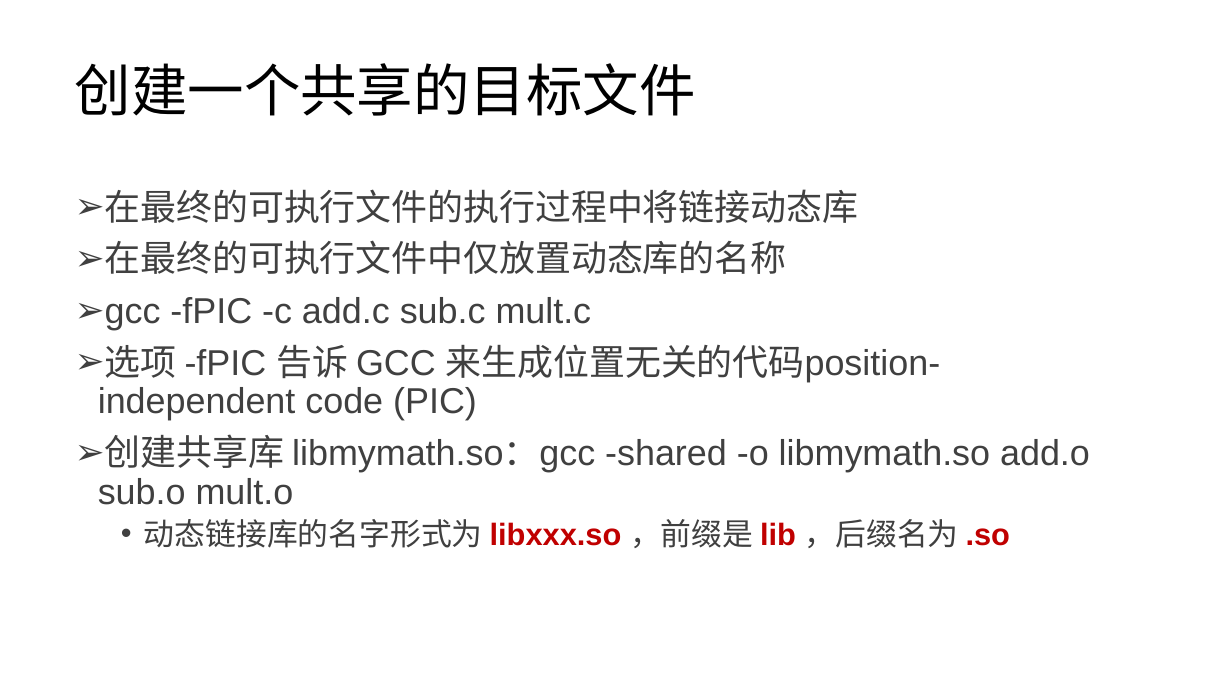
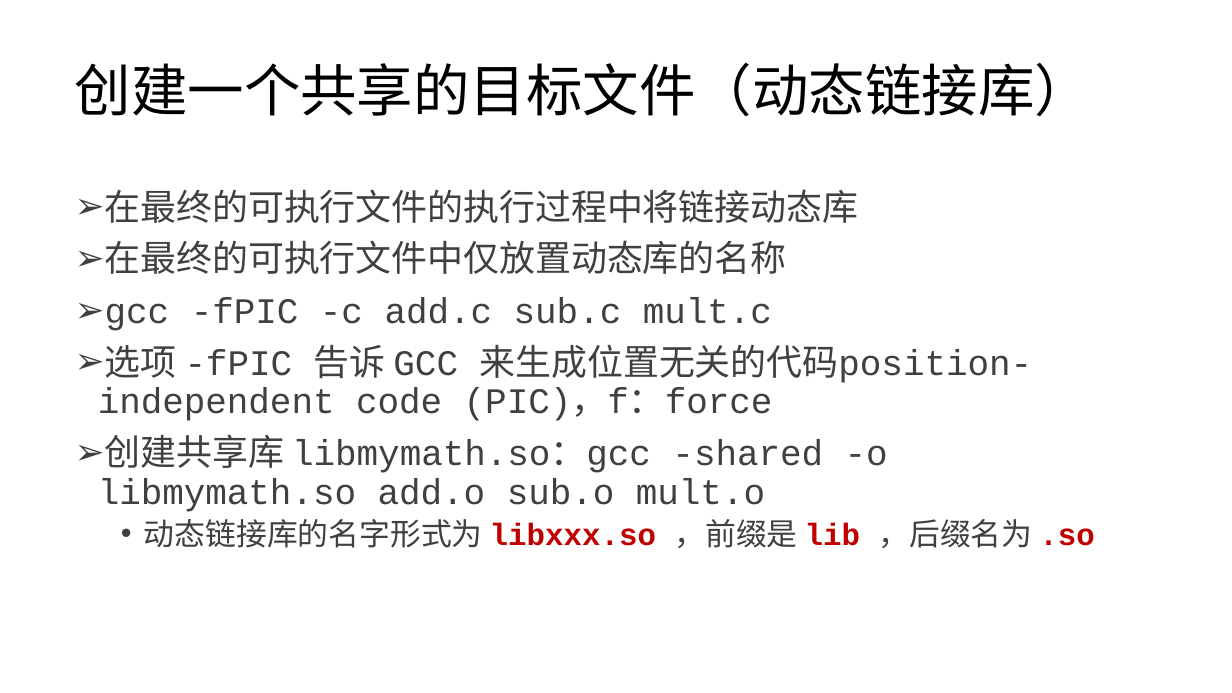
Before and after one commit to lezhang-thu/c-programming, a slide deck: slide 36 of 数据结构+算法/2022秋季-计算机基础与程序设计-数据结构-算法.pptx (slide 35 before the commit). Drawn at 1232x693 pixels with LibreOffice and Linux fonts; fonts in the diff are those of the drawing. Boxes give left, top, right and bottom in pixels: in the first picture for what was removed or moved away, otherwise in the second. Text is boxed around its words. In the diff, an @@ line names an element or a change of style, - is before the commit and + after.

```diff
--- a/数据结构+算法/2022秋季-计算机基础与程序设计-数据结构-算法.pptx
+++ b/数据结构+算法/2022秋季-计算机基础与程序设计-数据结构-算法.pptx
@@ title at <box>75,63,1091,117</box>: text changed @@
-创建一个共享的目标文件
+创建一个共享的目标文件（动态链接库）
@@ text at <box>98,189,1094,548</box>: font Arial to Courier New in "在最终的可执行文件的执行过程中将链接动态库", "在最终的可执行文件中仅放置动态库的名称", "gcc -fPIC -c add.c sub.c mult.c", "创建共享库 libmymath.so：gcc -shared -o libmymath.so add.o sub.o ..." and 1 more places @@
@@ text at <box>98,344,1033,421</box>: text changed; font Arial to Courier New @@
-➢ 选项 -fPIC 告诉 GCC 来生成位置无关的代码position-independent code (PIC)
+➢ 选项 -fPIC 告诉 GCC 来生成位置无关的代码position-independent code (PIC)，f：force
```
Also in this commit, not shown: 9 other slides changed, 1 slide added, 6 other files.
